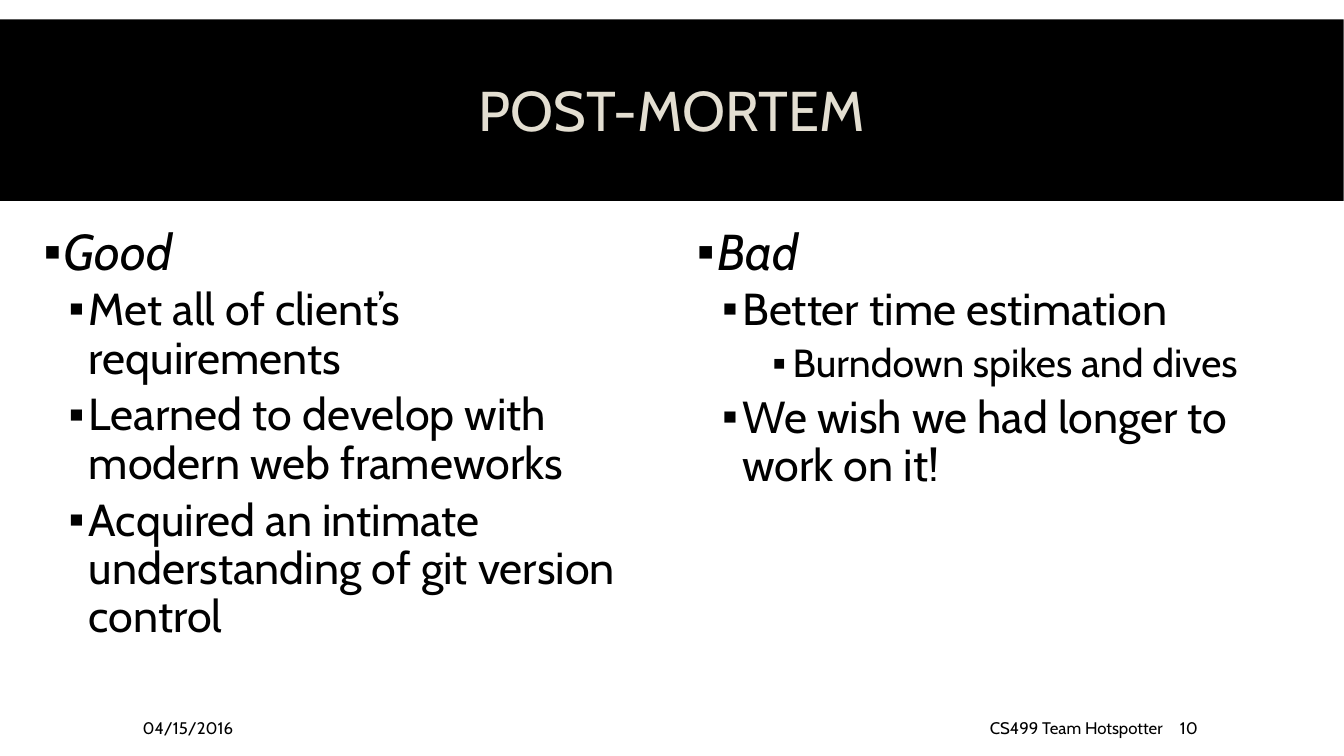
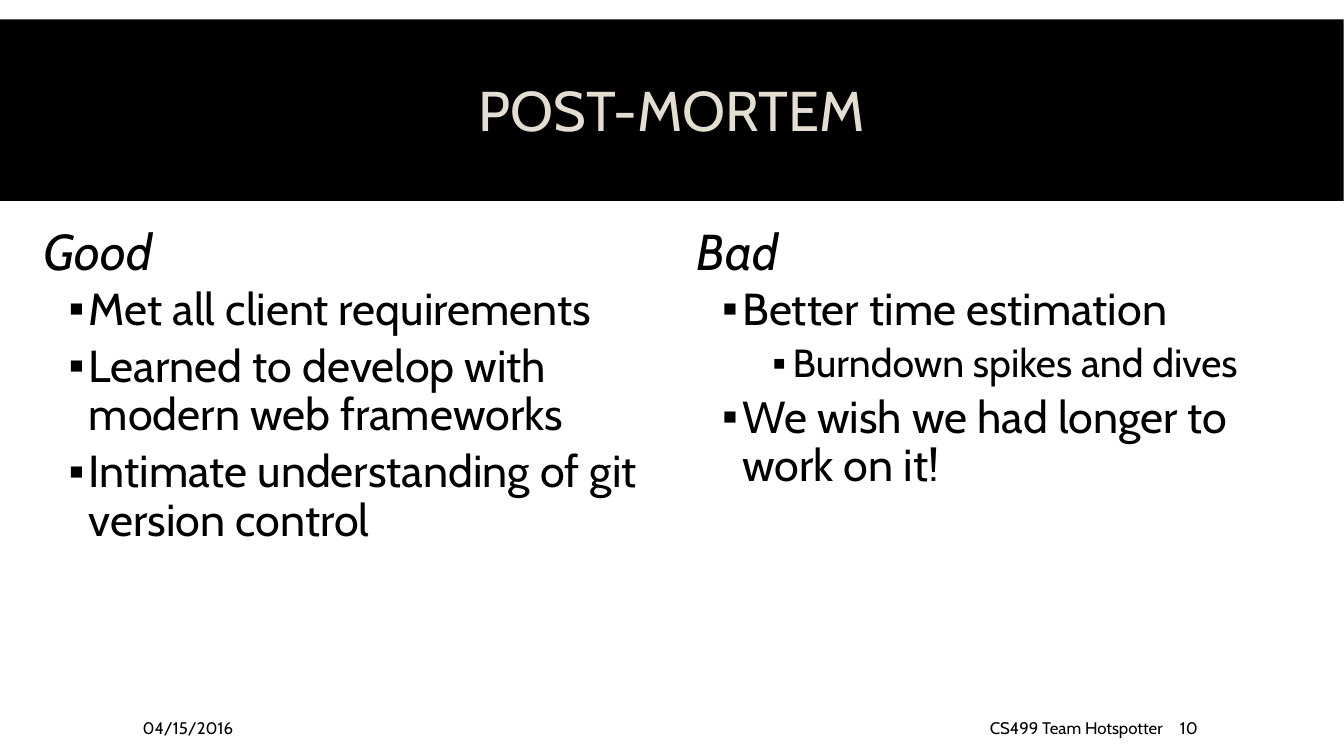
Before and after one commit to spesmit/hotspotter, a slide deck: slide 10 of Documentation/Presentations/CS499 Final Presentation.pptx. Drawn at 1344x756 pixels with LibreOffice and Linux fonts; fonts in the diff are those of the drawing; background and template pictures are left out. Boxes give left, top, right and bottom in pixels: in the first picture for what was removed or moved away, otherwise in the second. Text is boxed around its words. In the diff, an @@ line names an element or a change of style, - is before the commit and + after.

```diff
--- a/Documentation/Presentations/CS499 Final Presentation.pptx
+++ b/Documentation/Presentations/CS499 Final Presentation.pptx
@@ text at (x1=44, y1=232, x2=153, y2=271): bullet ▪ to none @@
@@ text at (x1=697, y1=232, x2=779, y2=271): bullet ▪ to none @@
@@ text at (x1=89, y1=291, x2=591, y2=335): text changed @@
-  ▪ Met all of client’s requirements
+  ▪ Met all client requirements
@@ text at (x1=89, y1=453, x2=637, y2=537): text changed @@
-  ▪ Acquired an intimate understanding of git version control
+  ▪ Intimate understanding of git version control
```
Also in this commit, not shown: 7 other slides changed.
